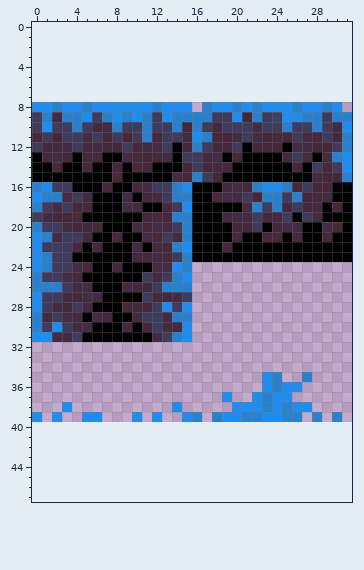
Two states of a pixel-art file, graphics/.aseprite/tileset-forest.aseprite. The picture above is the old version.
32x32 pixels, 1 frame. The old version is drawn lined up with the new one, on the new canvas.
After the commit:
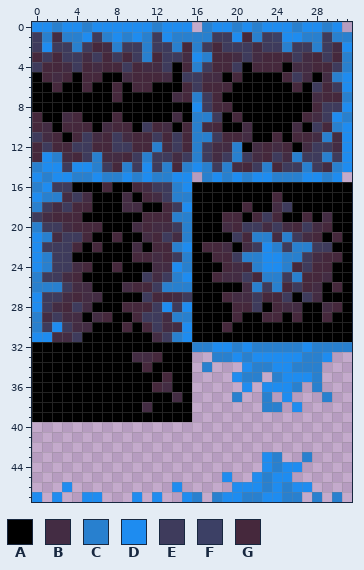
Palette (. is transparent): A #000000  B #432c43  C #2880cf  D #1e8cf0  E #3e3b5c  F #3c4065  G #45283c
Edits made:
canvas 32x32 -> 32x48, the old top-left corner now at 0,8
Changed rows in their new state; - is an unchanged pixel.
first column x 0:
 0 DDCDDCDDDDDDCDDD-CDDCDCDDDCDDCD-
 1 ECBCCDECDCDCEDCCCCEEDGCEFDDCCECC
 2 EDEECEGBCEECEECGCEGEEEBEECEECEBD
 3 GEGEEBEGEGECGEEBDCGGBEBGGGEBGEGC
 4 EGGBEGBGGEGBBEAGCEGGEAGGGABBGGEC
 5 AGBGAGGAABGGGBAEEBBAGAAAAGEBABCD
 6 AAGAAGAAGAGGAAAGEGGGAAAAAAGAEGED
 7 AAAAAAAAGAAAAABGCEGAAAAAAAAABGGC
 8 AAAAAAAAAAAAAAAADEGGAAAAAAAAGEED
 9 GAABGAAAGAAAAABA---AGAAAAAAGB-D-
10 GBAGGGA-GGAEGBA--B-AABAAAABAEGC-
11 EB-AGEB--BGGEG-GC-E-GBAA-AGGBCBD
12 GE-G-EG-E--GCBE---BBC-B-BGA-EEBD
13 GDCBGECBBGECEEB-CE-ECEBGEBCEECE-
14 CDDEDDCE-CEDECGCDCECBGECGEEC-BC-
15 DCDDCCDCCDCDCCDD.CDCDCDDCCCDDCD.
16 -------------------AAAAAAAAAAA--
17 ------------------AAAAAAGAAAAA--
18 ---------------------GAABEAAA-A-
19 --------------------GAGE-A-GAB--
20 -------------------B-E-BE-GEBGA-
21 --------------------EGCCBCEBGAG-
22 -----------------GGB-BEDCECCEE--
23 ------------------GGECCDDCCEBGG-
24 ----------------AAAGBGCDDCGEGGAA
25 ----------------AAGBBEGCCECGGBAA
26 ----------------AAAAABCECGEGBAGA
27 ----------------AAAGBBEGGEAEBAAA
28 ----------------AAAAGGEAGBBAABGA
29 ----------------AAAAGAAGGAGAAGAA
30 ----------------AAAGAAAAAAAAAAAA
31 ----------------AAAAAAAAAAAAAAAA
32 AAAAAAAAAAAAAAAACCDDCDCCCCCDCCCC
33 AAAAAAAAAABBGAAA--CCDCDDDDDCCD--
34 AAAAAAAAAAAGAAAA-C---DCCDDCCC---
35 AAAAAAAAAAAAAGAA----DCC.-DDDC---
36 AAAAAAAAAAAAGBAA-----D--D-C-C---
37 AAAAAAAAAAAAAABA---.C-.-.----C--
38 AAAAAAAAAAABAAAA----...-C.-.----
39 AAAAAAAAAAAAAAAA.-.........-.-.-
first column x 0:
43 -----------------------DC--C---
44 -----------------------DCDD----
45 -------------------D--DCDD-----
46 ---D----------D-----DDDCDCDD---
47 D-D--DD---D-D--DC-CDDCCDDCC-C-C
Pixel boxes of the changes (left, top, right, bottom) in both pictures:
changed: (32, 22, 352, 502)
